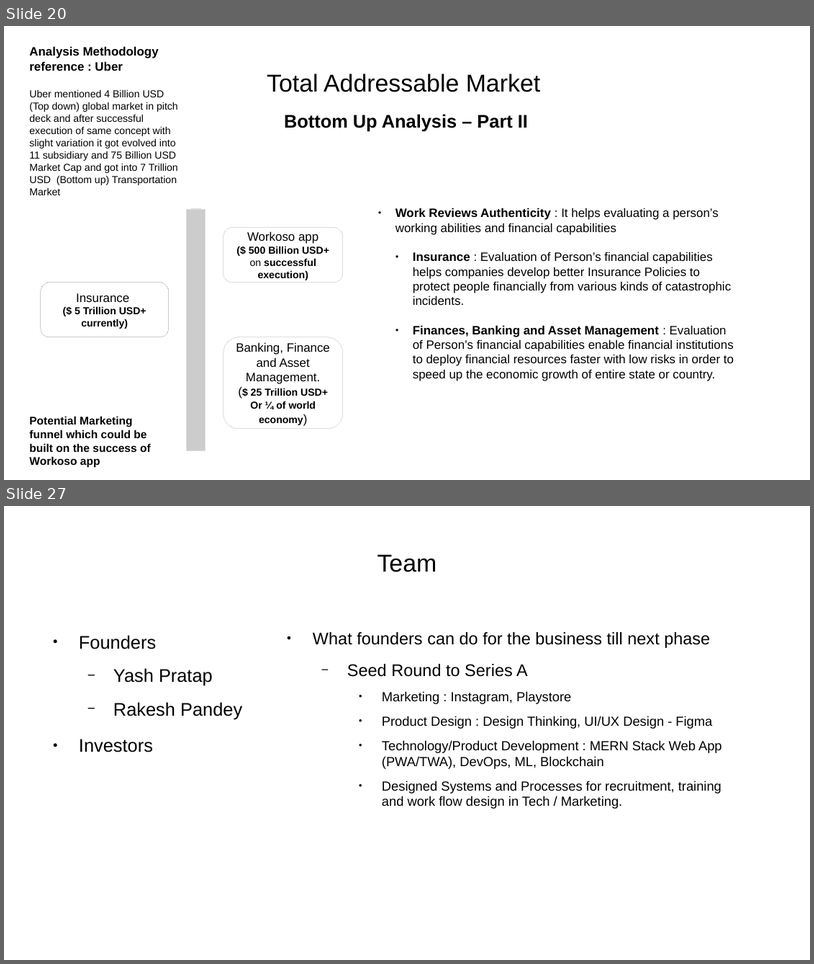
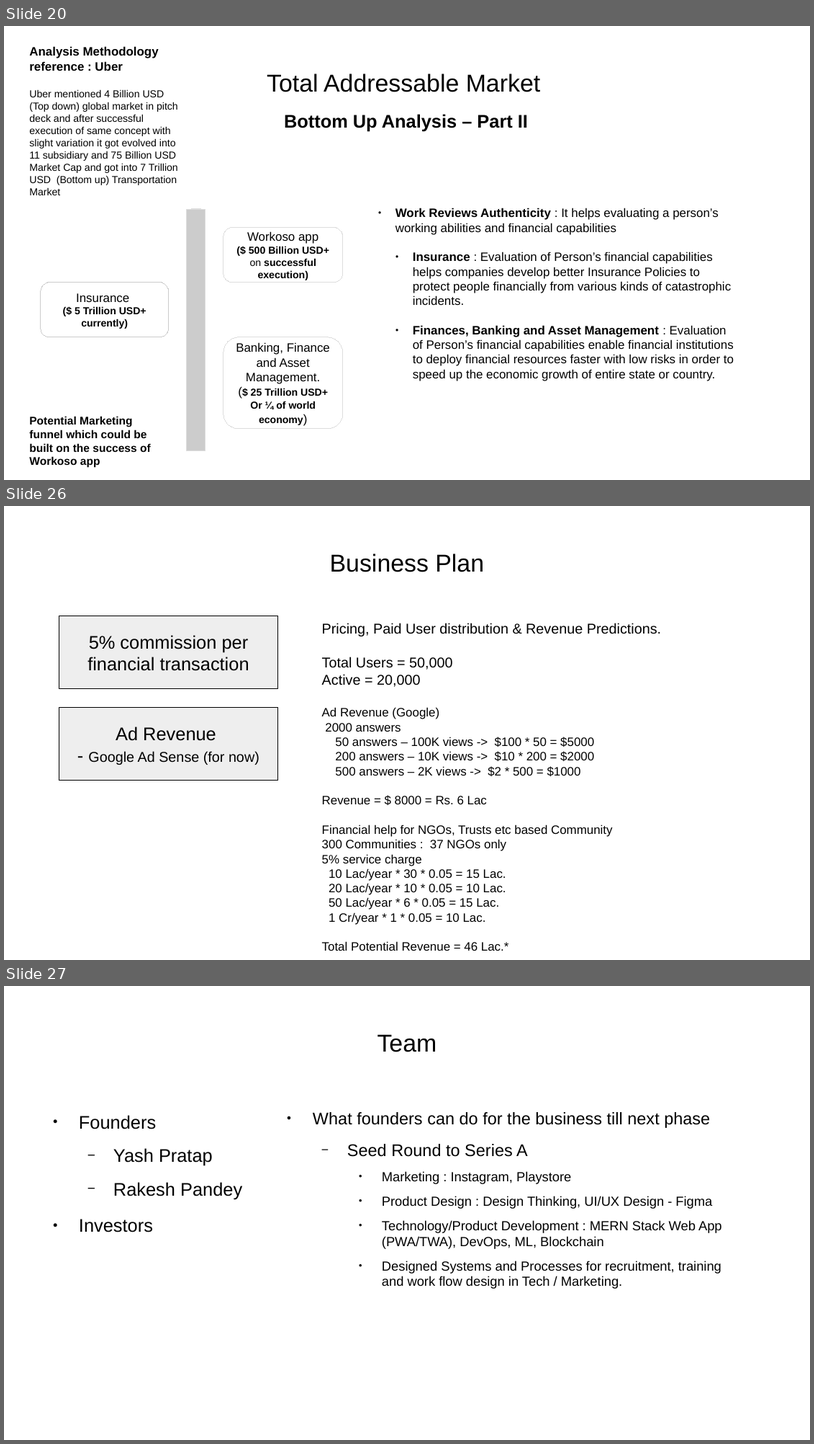
Before and after one commit to yashp241195/startupPitch, a slide deck: pitch.odp. Shown one above the other, each under a label of ours: slides 20 and 27 before the commit, slides 20, 26 and 27 after it; the slides between them are not shown. The pictures are 814x964 and 814x1444 pixels, drawn with LibreOffice and Linux fonts; fonts in the diff are those of the drawing. Boxes give left, top, right and bottom in pixels: in the first picture for what was removed or moved away, otherwise in the second. Text is boxed around its words. In the diff, an @@ line names an element or a change of style, - is before the commit and + after.

```diff
--- a/pitch.odp
+++ b/pitch.odp
@@ slide 26 added at [4,506,810,960], background #FFFFFF @@
@@ title added at [330,554,484,572], 24 pt, text #000000 @@
+Business Plan
@@ rectangle added at [59,615,278,689], fill #EEEEEE, outline #000000 0 pt, 18 pt, text #000000 @@
+5% commission per financial transaction
@@ text added at [322,623,661,924], 12 pt, text #000000 @@
+Pricing, Paid User distribution & Revenue Predictions.
+Total Users = 50,000
+Active = 20,000
+Ad Revenue (Google)
+2000 answers
+50 answers – 100K views -> $100 * 50 = $5000
+200 answers – 10K views -> $10 * 200 = $2000
+500 answers – 2K views -> $2 * 500 = $1000
+Revenue = $ 8000 = Rs. 6 Lac
+Financial help for NGOs, Trusts etc based Community
+300 Communities : 37 NGOs only
+5% service charge
+10 Lac/year * 30 * 0.05 = 15 Lac.
+20 Lac/year * 10 * 0.05 = 10 Lac.
+50 Lac/year * 6 * 0.05 = 15 Lac.
+1 Cr/year * 1 * 0.05 = 10 Lac.
+Total Potential Revenue = 46 Lac.*
@@ rectangle added at [59,707,278,780], fill #EEEEEE, outline #000000 0 pt, 14 pt, text #000000 @@
+Ad Revenue
+- Google Ad Sense (for now)
```
Also in this commit, not shown: 6 slides changed, 1 other slide added, 2 slides removed.
